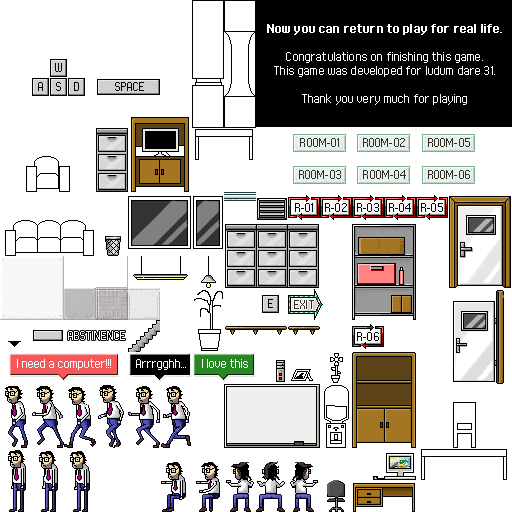
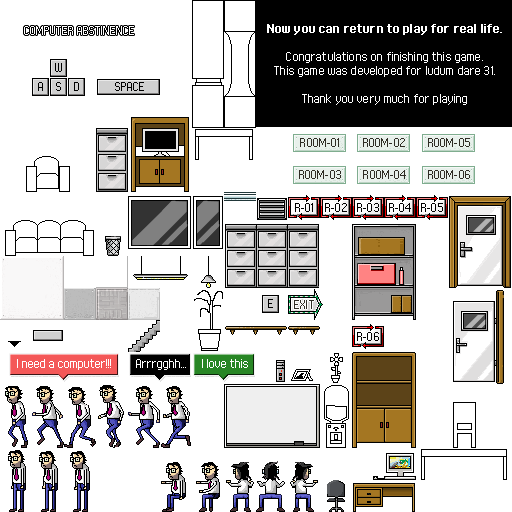
The second 512×512 image is a revision of the first. Changes to its layers:
renamed "ABSTINENCE" to "COMPUTER ABSTINENCE", painted on it over [left=24, top=26, right=134, bottom=340]
